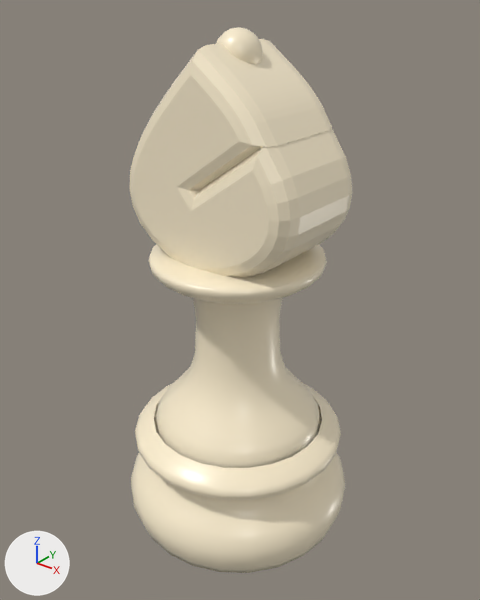
A saved change to the glTF model public/models/bishop.glb.
One viewpoint serves both versions: a 50 mm camera at (0.991, -1.229, 1.434) aimed at (0.004, 0.005, 0.669). Every picture has the same lights, and +X, +Y and +Z are marked at lower left. The picture after the commit comes second. Where no turn or scale is listed for an object, it has been applied to the vertices. Vertices at exactly the same position are counted once.

Before the edit, the objects in view are built like this:
```python
me_mesh_0 = bpy.data.meshes.new('Mesh_0')
me_mesh_0.from_pydata(...)  # 1467 vertices, 2732 faces; spans x -0.32..0.32, y -0.32..0.32, z -0.002..1.335
me_mesh_0.materials.append(mat_ivory_porcelain)  # beige #fff1d2
ob_bishop_ivory_porcelain = bpy.data.objects.new('bishop-ivory-porcelain', me_mesh_0)
ob_bishop_ivory_porcelain.location = (0.0, 0.0, 0.0)
```
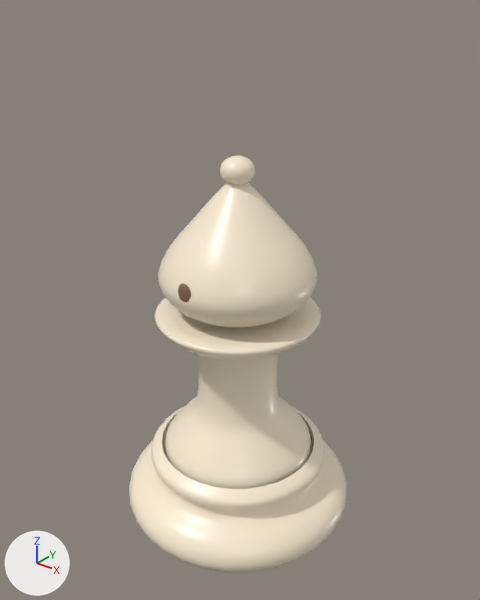
Location of each change, (x1, y1, x2, y2) in pixels of the pictures (480 x 600 px):
'bishop-ivory-porcelain', reshaped (24% shorter)
    before: (129, 27, 352, 573)
    after: (129, 156, 347, 572)
'bishop-detail', added
    after: (178, 283, 191, 302)
part 1 of me_mesh_0, rebuilt (12% shorter)
    before: (131, 384, 345, 573)
    after: (129, 405, 347, 572)
part 2 of me_mesh_0, rebuilt (7% narrower, 14% shorter)
    before: (148, 244, 327, 468)
    after: (154, 297, 321, 489)
part 3 of me_mesh_0, added
    after: (158, 182, 317, 327)
part 4 of me_mesh_0, added
    after: (220, 156, 255, 185)
part 5 of me_mesh_0, deleted (beige)
    before: (216, 27, 263, 64)
part 6 of me_mesh_0, deleted (beige)
    before: (129, 39, 352, 278)

What the commit changed:
Material 'detail' (mat_detail) is new.
Its base color is (0.258, 0.153, 0.0865) (brown #8b6d53).
Its roughness is 0.65.
me_mesh_0 is used by ob_bishop_ivory_porcelain; location (0.0, 0.0, 0.0).
me_mesh_0 had 1467 vertices, 2732 faces and spanned x -0.32..0.32, y -0.32..0.32, z -0.002..1.335.
me_mesh_0 now has 3248 vertices, 6096 faces and spans x -0.327..0.327, y -0.327..0.327, z 0.0..1.05.
me_mesh_0 part 1: the loose piece of 525 vertices spanning x -0.32..0.32, y -0.32..0.32, z -0.002..0.31 is rebuilt with 1122 vertices and now spans x -0.327..0.327, y -0.327..0.327, z 0.0..0.226.
me_mesh_0 part 2: the loose piece of 475 vertices spanning x -0.233..0.233, y -0.233..0.233, z 0.26..0.811 is rebuilt with 924 vertices and now spans x -0.22..0.22, y -0.22..0.22, z 0.184..0.646.
me_mesh_0 part 3: a new loose piece of 825 vertices spanning x -0.204..0.204, y -0.204..0.204, z 0.62..0.998, in mat_ivory_porcelain (beige #fff0d5).
me_mesh_0 part 4: a new loose piece of 377 vertices spanning x -0.043..0.043, y -0.043..0.043, z 0.981..1.05, in mat_ivory_porcelain (beige #fff0d5).
me_mesh_0 part 5: the loose piece of 155 vertices spanning x -0.052..0.058, y -0.055..0.055, z 1.225..1.335 is deleted.
me_mesh_0 part 6: 312 vertices removed from x -0.246..0.251, y -0.155..0.155, z 0.767..1.305.
Mesh me_mesh_1 is new.
It consists of a UV sphere (24 segments, 16 rings, poles along z) spanning x -0.02..0.02, y 0.194..0.206, z 0.735..0.787; a UV sphere (24 segments, 16 rings, poles along z) spanning x -0.02..0.02, y -0.206..-0.194, z 0.735..0.787.
It uses material mat_detail (brown #8b6d53).
Object 'bishop-detail' (ob_bishop_detail) is new; it shows me_mesh_1.
Its location is (0.0, 0.0, 0.0).
